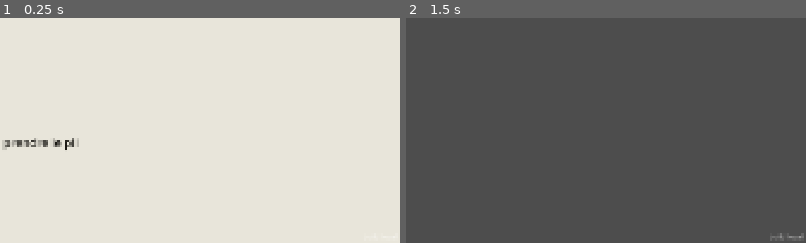
Above: before the commit, frames 1-2 (left to right).
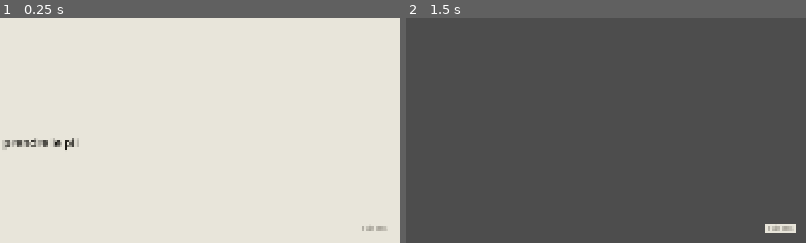
Above: after the commit, the same moments.

Repository: Mazklaus/le-dernier-pli
Game: Godot game, scene res://scenes/titre/titre.tscn
The game is run twice, just before and just after one commit, with the same random seed, the same clock (stepped at 60 frames per second) and the same inputs.
Inputs (mouse positions are % of the whole screen's width and height, from its top left):
- Up to frame 1 (0.25 s): no input
- Up to frame 2 (1.5 s): tap Enter (ui_accept) at 0.5, 0.77, 1.25 s; move the mouse to (72, 45) at 0.52 s; tap Space at 0.6 s; click (72, 45) at 0.67 s; drag from (30, 55) to (45, 70) at 1.27 s
The pictures show only the part of the screen within x 50-100%, y 50-100%; the shares and areas given below are measured in that part.

The runs differ from the first frame. In frame 1, 0.1% of the frame differs, in the area x 90-97%, y 92-95%; in frame 2, 0.4%, in the area x 89-100%, y 91-100%.

Commit message:
Corrige le clic de l'écran titre et habille le SHA de build
Le premier clic à l'invite était avalé par la racine Control (#10) : racine
en mouse_filter ignore et lecture de l'invite dans _input, test GUT ajouté.
Plaque du SHA au style UI/UX (#12). Ajoute les uid manquants des .import audio.

Fixes #10
Fixes #12

Co-Authored-By: Claude Opus 5.5 <noreply@anthropic.com>
Claude-Session: https://claude.ai/code/session_011WbKxDdi73Zi2hq6UYoBLy

Diff:
--- a/autoload/build_info.gd
+++ b/autoload/build_info.gd
@@ -10,15 +10,29 @@
 		queue_free()
 		return
 	layer = 128
+	# Style #12 (UI/UX) : mono 12 px, lavis #4A463D sur plaque papier, contour encre 1 px.
+	var plaque := PanelContainer.new()
+	var style := StyleBoxFlat.new()
+	style.bg_color = Color("#E8E5DA")
+	style.border_color = Color("#15130F")
+	style.set_border_width_all(1)
+	style.set_content_margin_all(4)
+	plaque.add_theme_stylebox_override(&"panel", style)
 	var label := Label.new()
 	label.text = "build %s" % lire_sha()
-	label.modulate = Color(1, 1, 1, 0.6)
-	label.set_anchors_and_offsets_preset(Control.PRESET_BOTTOM_RIGHT)
-	label.grow_horizontal = Control.GROW_DIRECTION_BEGIN
-	label.grow_vertical = Control.GROW_DIRECTION_BEGIN
-	label.offset_right = -8
-	label.offset_bottom = -4
-	add_child(label)
+	var police := SystemFont.new()
+	police.font_names = PackedStringArray(["IBM Plex Mono", "monospace"])
+	label.add_theme_font_override(&"font", police)
+	label.add_theme_font_size_override(&"font_size", 12)
+	label.add_theme_color_override(&"font_color", Color("#4A463D"))
+	plaque.add_child(label)
+	plaque.set_anchors_and_offsets_preset(Control.PRESET_BOTTOM_RIGHT)
+	plaque.grow_horizontal = Control.GROW_DIRECTION_BEGIN
+	plaque.grow_vertical = Control.GROW_DIRECTION_BEGIN
+	plaque.offset_right = -24
+	plaque.offset_bottom = -24
+	plaque.mouse_filter = Control.MOUSE_FILTER_IGNORE
+	add_child(plaque)
 
 
 static func lire_sha() -> String:
--- a/scenes/titre/titre.gd
+++ b/scenes/titre/titre.gd
@@ -31,13 +31,17 @@
 	_afficher(Ecran.INVITE)
 
 
+## _input et non _unhandled_input : à l'invite, aucun Control ne doit pouvoir avaler
+## le premier clic (bug #10).
+func _input(event: InputEvent) -> void:
+	if ecran == Ecran.INVITE and _est_une_pression(event):
+		get_viewport().set_input_as_handled()
+		AudioDirector.deverrouiller()
+		_afficher(Ecran.MENU)
+
+
 func _unhandled_input(event: InputEvent) -> void:
-	if ecran == Ecran.INVITE:
-		if _est_une_pression(event):
-			get_viewport().set_input_as_handled()
-			AudioDirector.deverrouiller()
-			_afficher(Ecran.MENU)
-	elif event.is_action_pressed(&"ui_cancel") and ecran != Ecran.MENU:
+	if event.is_action_pressed(&"ui_cancel") and ecran != Ecran.MENU and ecran != Ecran.INVITE:
 		get_viewport().set_input_as_handled()
 		_afficher(Ecran.MENU)
 
--- a/scenes/titre/titre.tscn
+++ b/scenes/titre/titre.tscn
@@ -10,6 +10,7 @@
 anchor_bottom = 1.0
 grow_horizontal = 2
 grow_vertical = 2
+mouse_filter = 2
 script = ExtResource("1")
 
 [node name="Fond" type="ColorRect" parent="."]
--- /dev/null
+++ b/tests/unit/test_ecran_titre.gd
@@ -0,0 +1,31 @@
+extends GutTest
+## Bug #10 : un clic sur l'écran titre doit passer de l'invite au menu.
+
+const SCENE := preload("res://scenes/titre/titre.tscn")
+
+
+func test_clic_a_l_invite_ouvre_le_menu() -> void:
+	var titre: Control = SCENE.instantiate()
+	add_child_autofree(titre)
+	await wait_process_frames(2)
+	assert_eq(titre.ecran, titre.Ecran.INVITE)
+	var clic := InputEventMouseButton.new()
+	clic.button_index = MOUSE_BUTTON_LEFT
+	clic.pressed = true
+	clic.position = Vector2(960, 540)
+	clic.global_position = clic.position
+	get_viewport().push_input(clic)
+	await wait_process_frames(2)
+	assert_eq(titre.ecran, titre.Ecran.MENU)
+
+
+func test_touche_a_l_invite_ouvre_le_menu() -> void:
+	var titre: Control = SCENE.instantiate()
+	add_child_autofree(titre)
+	await wait_process_frames(2)
+	var touche := InputEventKey.new()
+	touche.pressed = true
+	touche.physical_keycode = KEY_SPACE
+	get_viewport().push_input(touche)
+	await wait_process_frames(2)
+	assert_eq(titre.ecran, titre.Ecran.MENU)
Not shown, changed: assets/audio/amb_tranchee-mere_abri-sergent.ogg.import
Not shown, changed: assets/audio/amb_tranchee-mere_autre.ogg.import
Not shown, changed: assets/audio/amb_tranchee-mere_boyau-arriere.ogg.import
Not shown, changed: assets/audio/amb_tranchee-mere_cantine.ogg.import
Not shown, changed: assets/audio/amb_tranchee-mere_carrefour.ogg.import
Not shown, changed: assets/audio/amb_tranchee-mere_chapelle.ogg.import
Not shown, changed: assets/audio/amb_tranchee-mere_couchette.ogg.import
Not shown, changed: assets/audio/amb_tranchee-mere_periscope.ogg.import
Not shown, changed: assets/audio/amb_tranchee-mere_pied-echelle.ogg.import
Not shown, changed: assets/audio/amb_tranchee-mere_sape-sortie.ogg.import
Not shown, changed: assets/audio/amb_tranchee-mere_surface-lit.ogg.import
Not shown, changed: assets/audio/amb_tranchee-mere_surface-voix.ogg.import
(and 29 more such lines)
